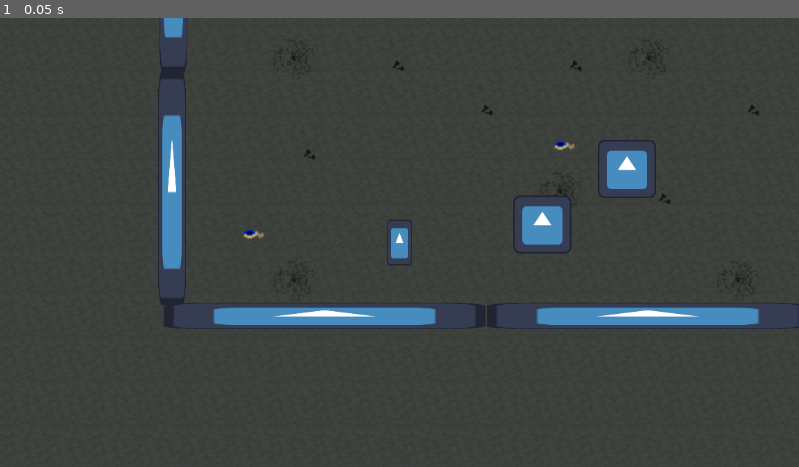
Above: before the commit, frame 1.
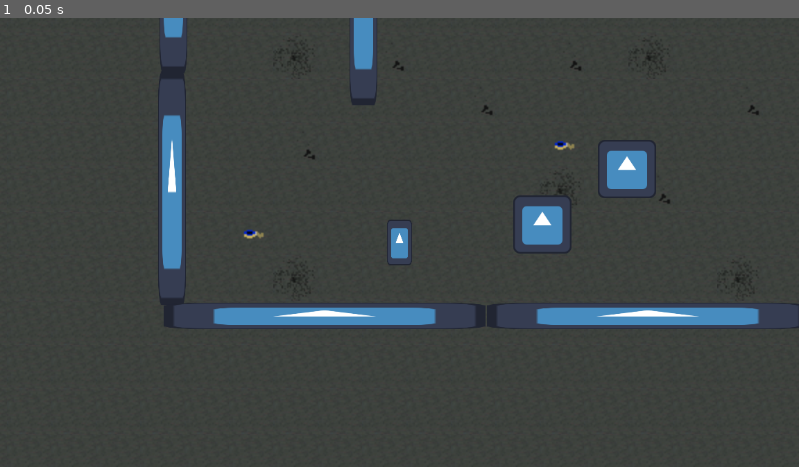
Above: after the commit, the same moment.

Repository: zeinghra/factory-game-godot
Game: Godot game, scene res://scenes/game.tscn
Two runs of this game, one before a commit and one after it. Both use one fixed random seed, a clock stepped at 60 frames per second and the inputs below. The engine's default icon, where the game draws it, is replaced by a stand-in: a white triangle on a blue panel in a dark square.
Inputs:
- Up to frame 1 (0.05 s): no input

The runs differ from the first frame. In frame 1, 0.3% of the frame differs, in the area x 43-48%, y 0-20%.

Commit message:
test commit

Diff:
--- a/scenes/game.tscn
+++ b/scenes/game.tscn
@@ -89,6 +89,9 @@
 [node name="wall5" parent="Walls" instance=ExtResource("3_lnu2h")]
 position = Vector2(-163, -206)
 
+[node name="wall6" parent="Walls" instance=ExtResource("3_lnu2h")]
+position = Vector2(-26, -183)
+
 [node name="Blocks" type="Node" parent="."]
 
 [node name="block1" parent="Blocks" instance=ExtResource("2_yqjtg")]
